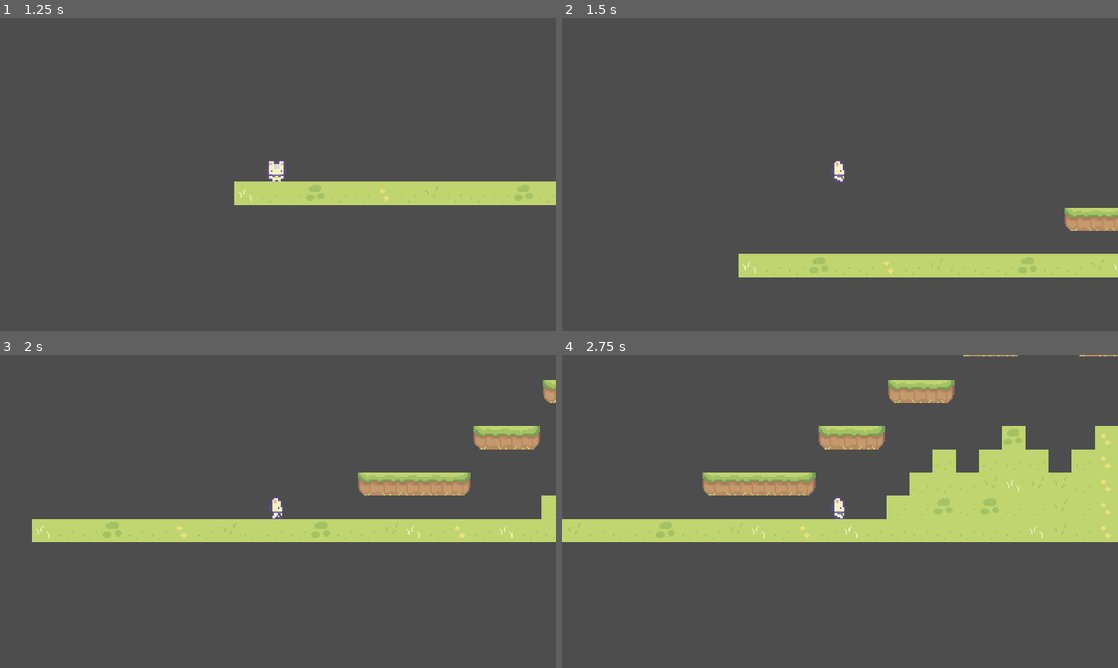
Above: before the commit, frames 1-4 (two rows, left to right).
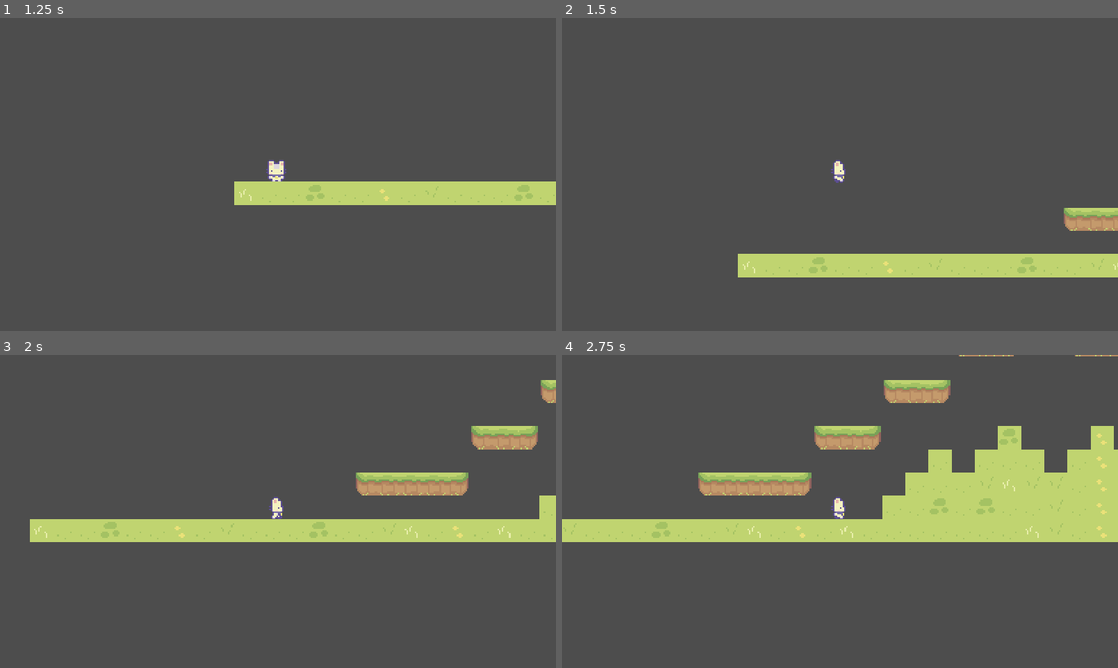
Above: after the commit, the same moments.

Repository: N3rdWizard/First-Game
Game: Godot game, scene res://Scenes/Main_Menu.tscn
Two runs of this game, one before a commit and one after it. Both use one fixed random seed, a clock stepped at 60 frames per second and the inputs below.
Inputs:
- Up to frame 1 (1.25 s): click "Play" at 0.5 s
- Up to frame 2 (1.5 s): tap Enter (ui_accept) at 1.25 s; hold Right (ui_right) from 1.28 s (still down)
- Up to frame 3 (2 s): keep holding Right (ui_right); tap Enter (ui_accept) at 1.52 s
- Up to frame 4 (2.75 s): keep holding Right (ui_right); tap Enter (ui_accept) at 2.27 s

Frame 1 is identical in both runs. In frame 2, 0.1% of the frame differs, in the area x 31-100%, y 60-83%; in frame 3, 0.9%; in frame 4, 2.6%, in the area x 0-100%, y 0-59%.

Commit message:
Changed the players speed

Diff:
--- a/Scripts/player.gd
+++ b/Scripts/player.gd
@@ -3,7 +3,7 @@
 @onready var anim = $AnimatedSprite2D
 
 
-const SPEED = 200.0
+const SPEED = 202.0
 const JUMP_VELOCITY = -320.0
 
 # Get the gravity from the project settings to be synced with RigidBody nodes.
